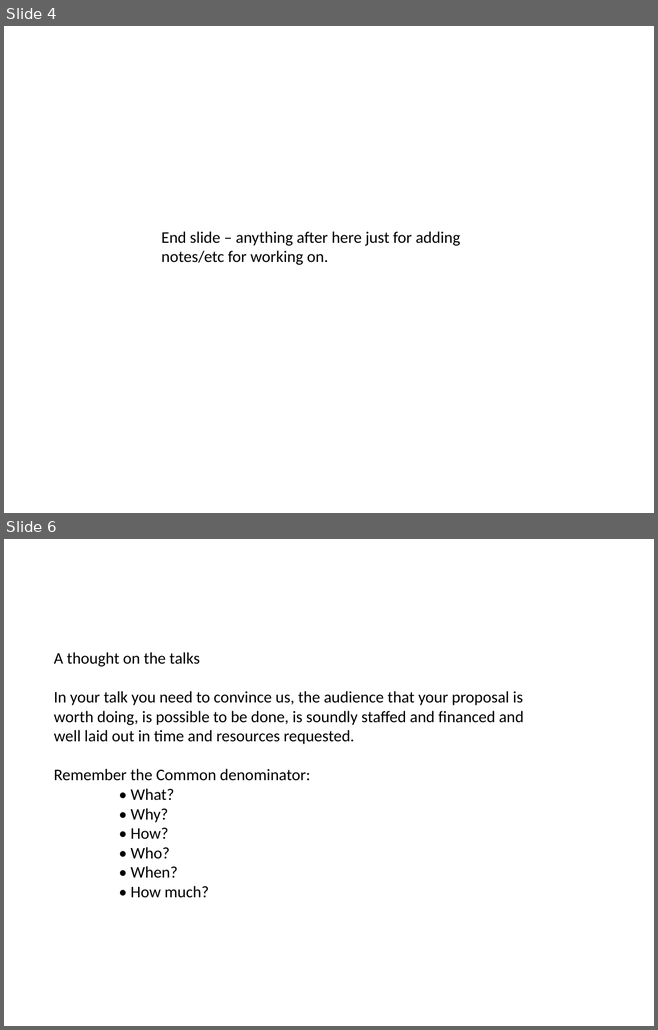
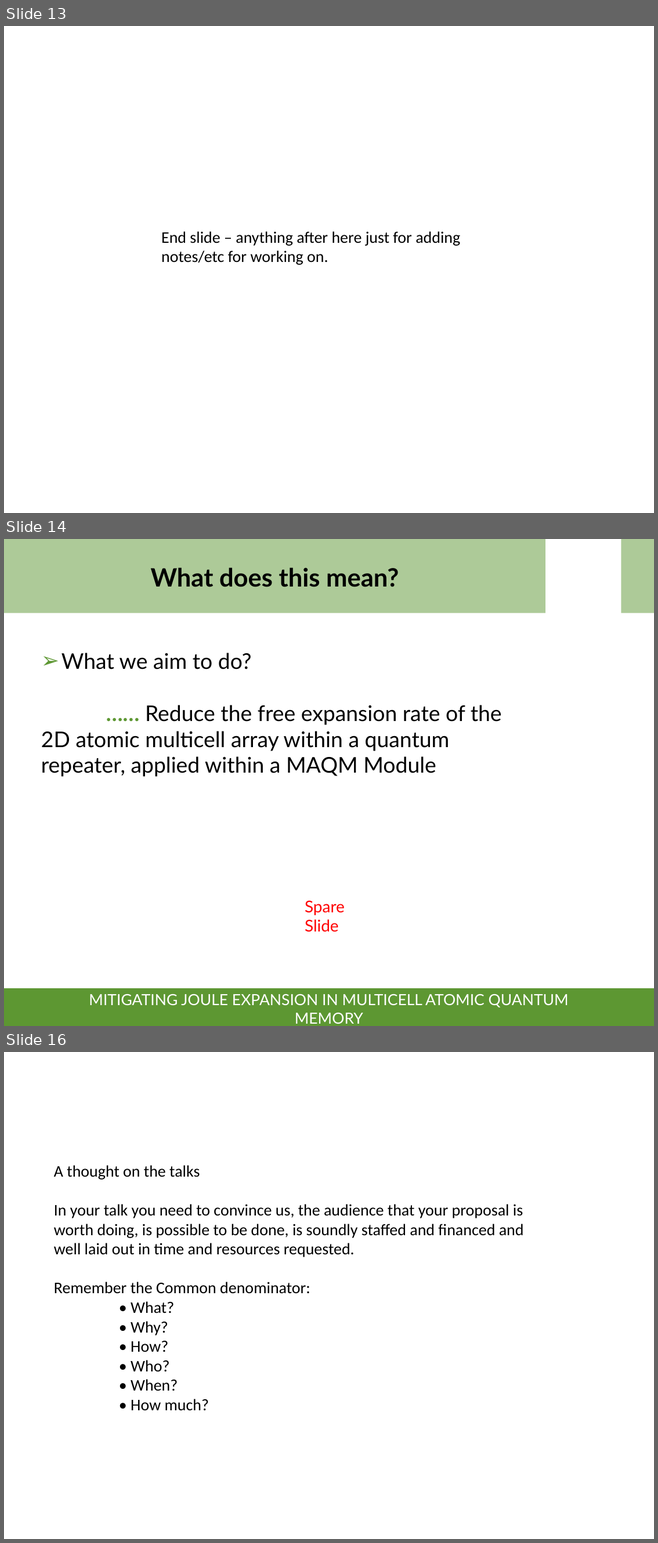
Before and after one commit to lrussell676/PH551_Group_Files, a slide deck: Main_Talk.pptx. Shown one above the other, each under a label of ours: slides 4 and 6 before the commit, slides 13, 14 and 16 after it; the slides between them are not shown. The pictures are 658x1030 and 658x1543 pixels, drawn with LibreOffice and Linux fonts; fonts in the diff are those of the drawing; background and template pictures are left out. Boxes give left, top, right and bottom in pixels: in the first picture for what was removed or moved away, otherwise in the second. Text is boxed around its words. In the diff, an @@ line names an element or a change of style, - is before the commit and + after.

```diff
--- a/Main_Talk.pptx
+++ b/Main_Talk.pptx
@@ slide 14 added at box(4, 539, 654, 1026), background picture (left out) @@
@@ rectangle added at box(4, 539, 545, 613), fill #5D9732 at 50% opacity @@
@@ rectangle added at box(621, 539, 654, 613), fill #5D9732 at 50% opacity @@
@@ title added at box(151, 567, 398, 587), 28 pt, text #000000, bold @@
+What does this mean?
@@ text added at box(41, 653, 502, 777), 24 pt, text #000000 @@
+➢ What we aim to do?
+…… Reduce the free expansion rate of the 2D atomic multicell array within a quantum repeater, applied within a MAQM Module
@@ text added at box(304, 900, 344, 932), 18 pt, text #FF0000 @@
+Spare Slide
@@ rectangle added at box(4, 988, 654, 1026), fill #5D9732 @@
@@ subtitle added at box(89, 994, 568, 1024), 17 pt, text #FFFFFF @@
+MITIGATING JOULE EXPANSION IN MULTICELL ATOMIC QUANTUM MEMORY
@@ what was slide 4 is now slide 13 @@
@@ what was slide 6 is now slide 16 @@
```
Also in this commit, not shown: 3 slides changed, 10 other slides added, 1 slide removed.
